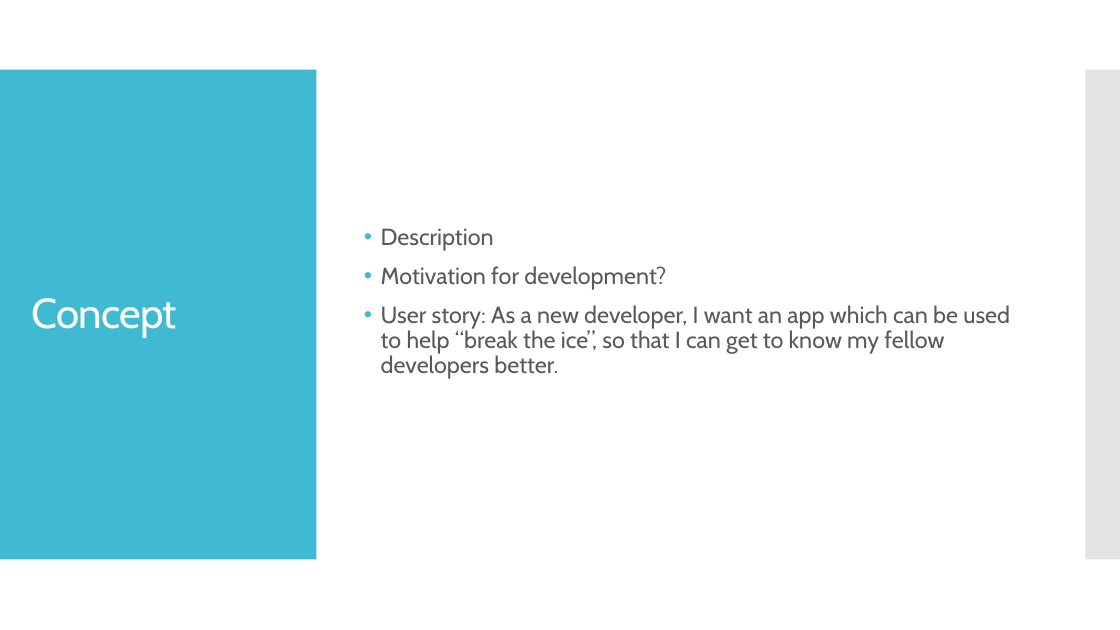
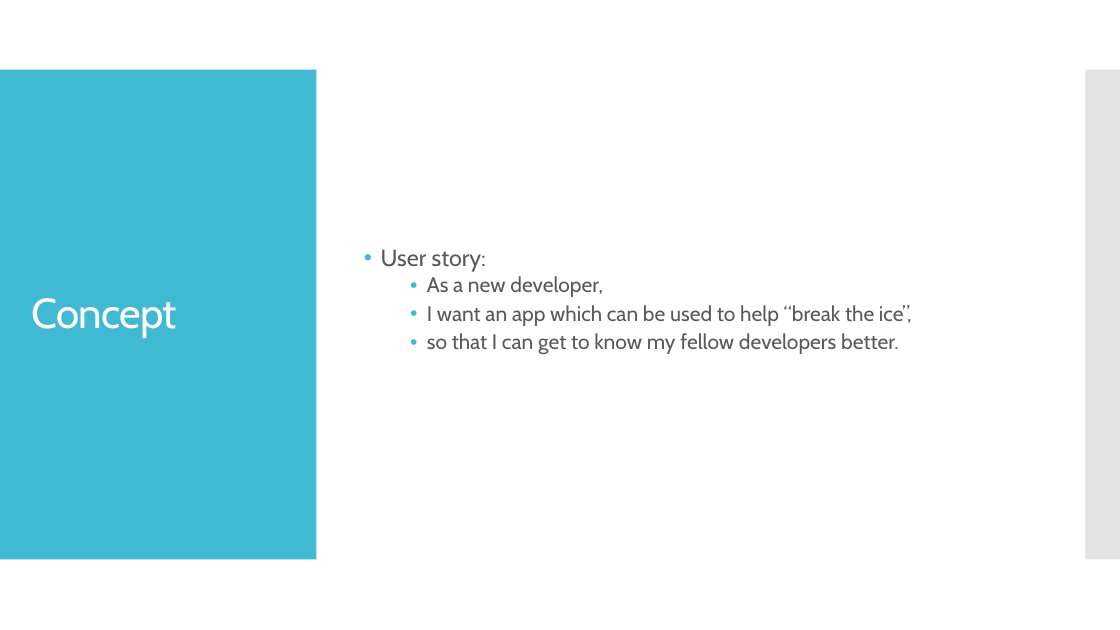
Before and after one commit to aguerra1508/Project2, a slide deck: slide 3 of whoDisHere.pptx. Drawn at 1120x630 pixels with LibreOffice and Linux fonts; fonts in the diff are those of the drawing. Boxes give left, top, right and bottom in pixels: in the first picture for what was removed or moved away, otherwise in the second. Text is boxed around its words. In the diff, an @@ line names an element or a change of style, - is before the commit and + after.

```diff
--- a/whoDisHere.pptx
+++ b/whoDisHere.pptx
@@ text at (381, 249, 912, 354): text changed; size 20 to 18 pt @@
-• Description
-• Motivation for development?
-• User story: As a new developer, I want an app which can be used to help “break the ice”, so that I can get to know my fellow developers better.
+• User story:
+  • As a new developer,
+  • I want an app which can be used to help “break the ice”,
+  • so that I can get to know my fellow developers better.
```
Also in this commit, not shown: 2 other slides changed, 1 slide added, 4 other files.
